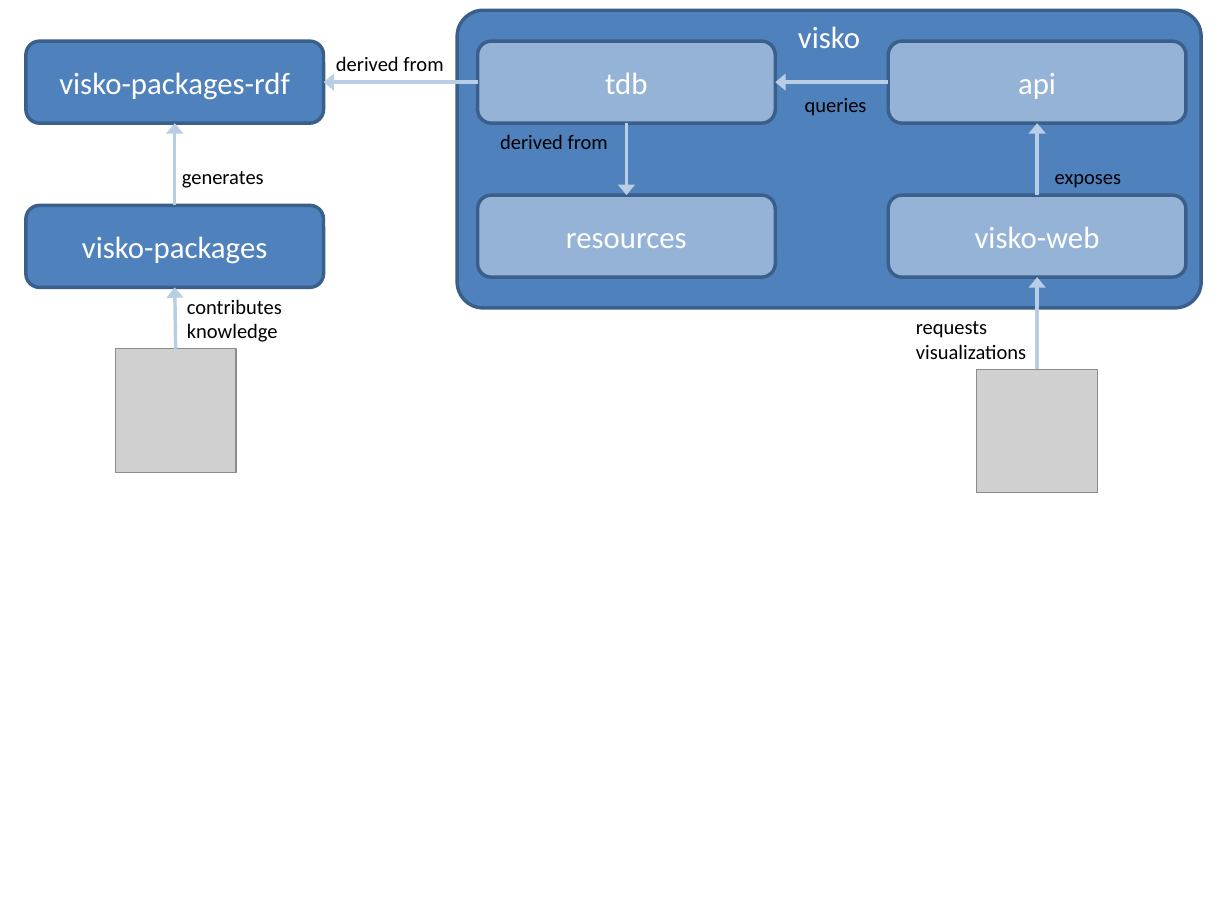
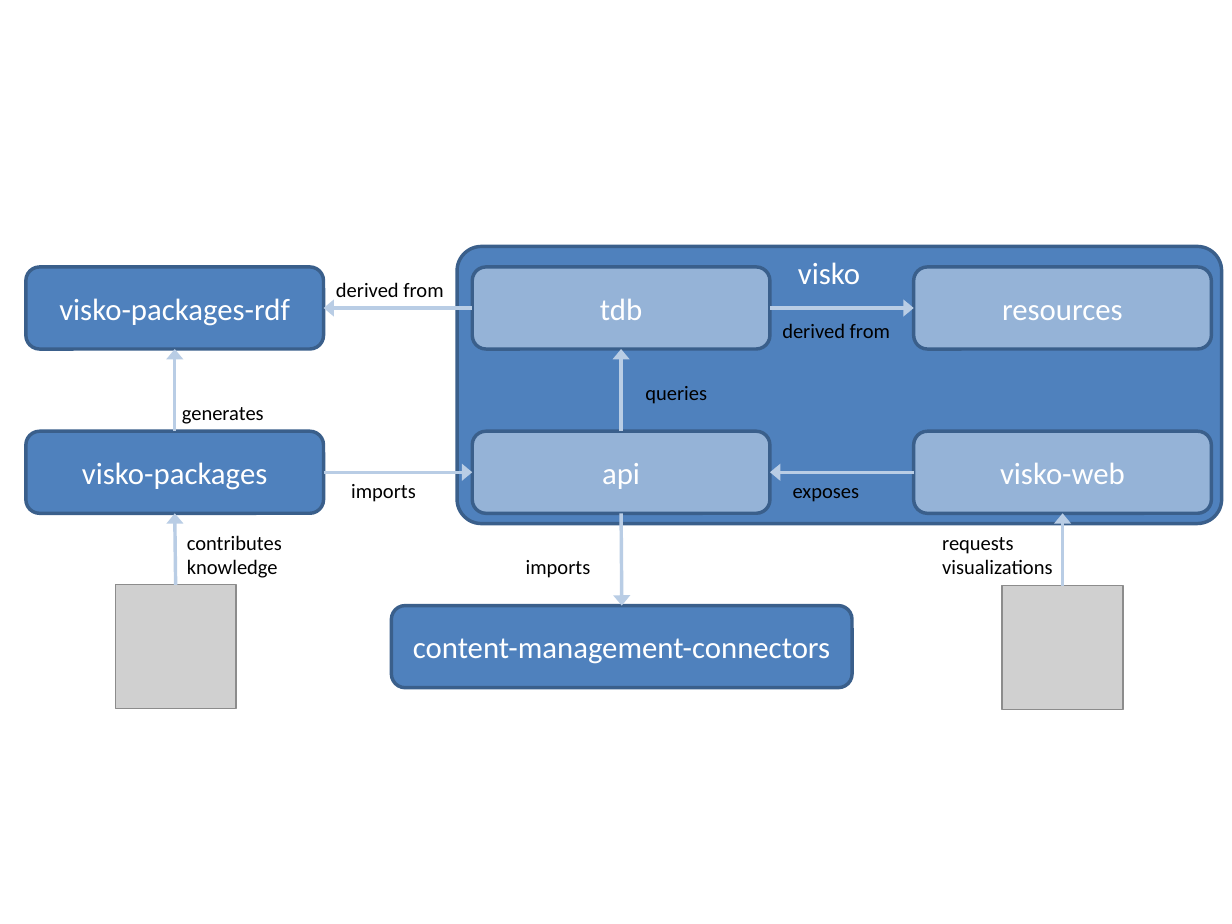
Before and after one commit to nicholasdelrio/visko, a slide deck: slide 1 of components.pptx. Drawn at 1232x924 pixels with LibreOffice and Linux fonts; fonts in the diff are those of the drawing; grey boxes stand for pictures. Boxes give left, top, right and bottom in pixels: in the first picture for what was removed or moved away, otherwise in the second. Text is boxed around its words. In the diff, an @@ line names an element or a change of style, - is before the commit and + after.

```diff
--- a/components.pptx
+++ b/components.pptx
@@ rounded rectangle: place and size @@
-rounded rectangle at [457,10,1201,308]
+rounded rectangle at [457,246,1222,524]
@@ rounded rectangle "tdb": place and size @@
-rounded rectangle "tdb" at [478,41,776,123]
+rounded rectangle "tdb" at [472,267,770,350]
@@ rounded rectangle "resources": place and size @@
-rounded rectangle "resources" at [478,195,776,277]
+rounded rectangle "resources" at [914,267,1212,350]
@@ arrow moved from (478, 83) - (324, 83) to (472, 308) - (324, 308) @@
@@ text "derived from": place and size @@
-text "derived from" at [500,134,608,149]
+text "derived from" at [782,323,890,338]
@@ arrow moved from (627, 123) - (627, 195) to (770, 308) - (914, 308) @@
@@ 2 rounded rectangles, 1 text, 1 arrow: place and size @@
-2 rounded rectangles, 1 text, 1 arrow at [26,41,443,288]
+2 rounded rectangles, 1 text, 1 arrow at [26,267,443,514]
@@ arrow moved from (888, 83) - (775, 83) to (621, 431) - (621, 349) @@
@@ text "queries": place and size @@
-text "queries" at [805,98,867,116]
+text "queries" at [645,386,707,404]
@@ rounded rectangle "api": place and size @@
-rounded rectangle "api" at [888,41,1186,123]
+rounded rectangle "api" at [472,431,770,514]
@@ rounded rectangle "visko-web": place and size @@
-rounded rectangle "visko-web" at [888,195,1186,277]
+rounded rectangle "visko-web" at [914,431,1212,514]
@@ arrow added from (324, 472) to (472, 472), #B9CDE5 2 pt @@
@@ arrow moved from (1037, 195) - (1037, 123) to (914, 472) - (770, 472) @@
@@ text "exposes": place and size @@
-text "exposes" at [1055,174,1122,188]
+text "exposes" at [793,488,860,502]
@@ text added at [351,484,416,502], 12 pt, text #000000 @@
+imports
@@ 3 texts, 1 picture: place and size @@
-3 texts, 1 picture at [115,26,860,472]
+3 texts, 1 picture at [115,262,860,708]
@@ arrow moved from (176, 349) - (175, 287) to (176, 585) - (175, 514) @@
@@ arrow added from (621, 514) to (622, 606), #B9CDE5 2 pt @@
@@ text "requests visualizations": place and size @@
-text "requests visualizations" at [916,321,1026,359]
+text "requests visualizations" at [942,537,1052,574]
@@ arrow moved from (1037, 370) - (1037, 277) to (1062, 585) - (1062, 514) @@
@@ text added at [526,560,591,578], 12 pt, text #000000 @@
+imports
@@ picture: place and size @@
-picture at [977,370,1098,493]
+picture at [1002,585,1122,708]
@@ rounded rectangle added at [392,606,853,689], fill #4F81BD, outline #3A5F8C 2 pt, 18 pt, text #FFFFFF @@
+content-management-connectors
```
Also in this commit, not shown: 1 other file.
